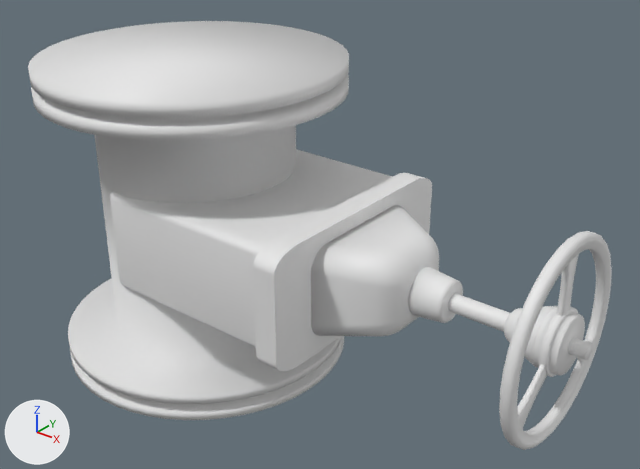
The FBX model вент.fbx as it was, and as the next commit left it.
Both versions are drawn from a 50 mm camera at (1.681, -1.569, 1.029) aimed at (0.397, 0.035, 0.034). Every picture has the same lights, and +X, +Y and +Z are marked at lower left. Where no turn or scale is listed for an object, it has been applied to the vertices.

The scene before the commit, as lines of its bpy script (objects in view):
```python
ob_cube = bpy.data.objects.new('Cube', me_cube_001)
ob_cube.location = (0.218, 0.0, 0.001)
ob_cube_001 = bpy.data.objects.new('Cube.001', me_cube_002)
ob_cube_001.location = (0.522, 0.0, 0.001)
ob_cube_001.scale = (-0.0305, -0.317, -0.159)
ob_cube_002 = bpy.data.objects.new('Cube.002', me_cube_003)
ob_cube_002.location = (0.696, 0.0, 0.001)
ob_cylinder = bpy.data.objects.new('Cylinder', me_cylinder)
ob_cylinder.location = (0.0, 0.0, 0.0)
ob_cylinder_001 = bpy.data.objects.new('Cylinder.001', me_cylinder_001)
ob_cylinder_001.location = (0.78, 0.0, 0.001)
ob_cylinder_002 = bpy.data.objects.new('Cylinder.002', me_cylinder_002)
ob_cylinder_002.location = (0.888, 0.0, 0.001)
ob_gate_valve = bpy.data.objects.new('Gate Valve', me_circle_006)
ob_gate_valve.location = (1.077, -0.001, 0.001)
ob_tube = bpy.data.objects.new('Tube', me_circle_007)
ob_tube.location = (1.123, -0.001, 0.001)
```
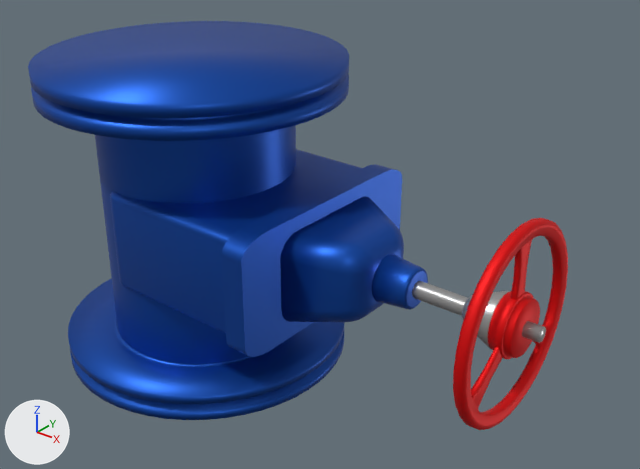
The change in detail:
Material 'Material.001' (mat_material_001) is new.
Its base color is (0.425, 0.425, 0.425) (grey #aeaeae).
Its metallic is 0.727.
Its roughness is 0.318.
Material 'Material.002' (mat_material_002) is new.
Its base color is (0.8, 0.0, 0.0012) (red #e70004).
Its metallic is 0.564.
Its roughness is 0.565.
Material 'Material.003' (mat_material_003) is new.
Its base color is (0.00586, 0.0794, 0.438) (blue #1250b1).
Its metallic is 0.72.
Its roughness is 0.431.
me_cube_003 has 1976 vertices, 1926 faces and spans x -0.151..0.037, y -0.195..0.195, z -0.123..0.123.
me_cube_003 now uses material mat_material_003 (blue #1250b1).
me_cylinder_001 has 900 vertices, 802 faces and spans x -0.0615..0.0352, y -0.0608..0.0608, z -0.0608..0.0608.
me_cylinder_001 now uses material mat_material_003 (blue #1250b1).
me_cube_002 has 200 vertices, 102 faces and spans x -1.0..1.0, y -1.0..1.0, z -1.0..1.0.
me_cube_002 now uses material mat_material_003 (blue #1250b1).
me_cube_001 has 344 vertices, 330 faces and spans x -0.282..0.282, y -0.28..0.28, z -0.141..0.141.
me_cube_001 is used by ob_cube; location (0.218, 0.0, 0.001).
me_cube_001 part 1: all 196 vertices in x 0.268..0.282, y -0.28..0.28, z -0.141..0.141 are moved by (-0.089, 0.0, 0.0).
me_cube_001 now uses material mat_material_003 (blue #1250b1).
me_cylinder_002 has 200 vertices, 102 faces and spans x -0.0733..0.0733, y -0.0218..0.0218, z -0.0218..0.0218.
me_cylinder_002 now uses material mat_material_001 (grey #aeaeae).
me_circle_006 has 1117 vertices, 1088 faces and spans x -0.028..0.028, y -0.242..0.242, z -0.242..0.242.
me_circle_006 now uses material mat_material_002 (red #e70004).
me_cylinder is used by ob_cylinder; location (0.0, 0.0, 0.0).
me_cylinder had 700 vertices, 652 faces and spanned x -0.407..0.407, y -0.408..0.408, z -0.413..0.442.
me_cylinder now has 850 vertices, 802 faces and spans x -0.407..0.407, y -0.408..0.408, z -0.413..0.442.
Part 2, on me_cylinder:
100 faces are deleted.
58 vertices are added at x -0.278..0.278, y -0.278..0.278, z -0.338..0.343.
50 new vertices lie (0.0, 0.0, 0.005) away from vertices in x -0.265..0.265, y -0.266..0.266, z -0.338.
14 new vertices lie (0.0, 0.0, 0.676) away from vertices in x -0.253..0.253, y -0.266..0.266, z -0.333.
12 new vertices lie (0.0, 0.0, -0.012) away from vertices in x -0.262..0.262, y -0.248..0.248, z 0.355.
8 new vertices lie (-0.001, 0.0, -0.012) away from vertices in x 0.129..0.267, y -0.234..0.234, z 0.355.
8 new vertices lie (0.001, 0.0, -0.012) away from vertices in x -0.267..-0.129, y -0.234..0.234, z 0.355.
250 new faces join them.
me_cylinder part 3: 552 faces spanning x -0.407..0.407, y -0.408..0.408, z -0.413..0.442 switch from no material to mat_material_003 (blue #1250b1).
me_circle_007 has 512 vertices, 450 faces and spans x -0.165..0.021, y -0.07..0.07, z -0.07..0.07.
me_circle_007 now uses material mat_material_001 (grey #aeaeae).
Object 'Cube.002' (ob_cube_002) moves from (0.696, 0.0, 0.001) to (0.593, 0.0, 0.001).
Object 'Cylinder.001' (ob_cylinder_001) moves from (0.78, 0.0, 0.001) to (0.683, 0.0, 0.001).
Object 'Cube.001' (ob_cube_001) moves from (0.522, 0.0, 0.001) to (0.426, 0.0, 0.001).
Object 'Gate Valve' (ob_gate_valve) moves from (1.077, -0.001, 0.001) to (0.972, -0.001, 0.001).
Object 'Tube' (ob_tube) moves from (1.123, -0.001, 0.001) to (1.018, -0.001, 0.001).

Boxes [x1, y1, x2, y2] around the edits, measured in the pictures (640 x 469 px; the box of a moved part takes in the faces that stretch with it):
'Gate Valve', recoloured, moved
    before: [499, 231, 612, 450]
    after: [453, 218, 568, 430]
'Cube.001', recoloured, moved
    before: [253, 173, 432, 371]
    after: [222, 164, 402, 357]
'Cube.002', recoloured, moved
    before: [311, 205, 439, 336]
    after: [280, 197, 404, 322]
'Cylinder.001', recoloured, moved
    before: [408, 267, 463, 323]
    after: [372, 254, 428, 309]
'Tube', recoloured, moved
    before: [504, 306, 592, 367]
    after: [462, 291, 546, 350]
'Cylinder.002', recoloured (white to grey)
    both: [412, 281, 510, 331]
part 1 of me_cube_001, moved or reshaped
    before: [114, 149, 392, 347]
    after: [114, 149, 362, 333]
part 2 of me_cylinder, built on
    before: [68, 125, 338, 396]
    after: [68, 125, 344, 396]
part 3 of me_cylinder, recoloured (white to blue)
    both: [28, 21, 349, 420]
